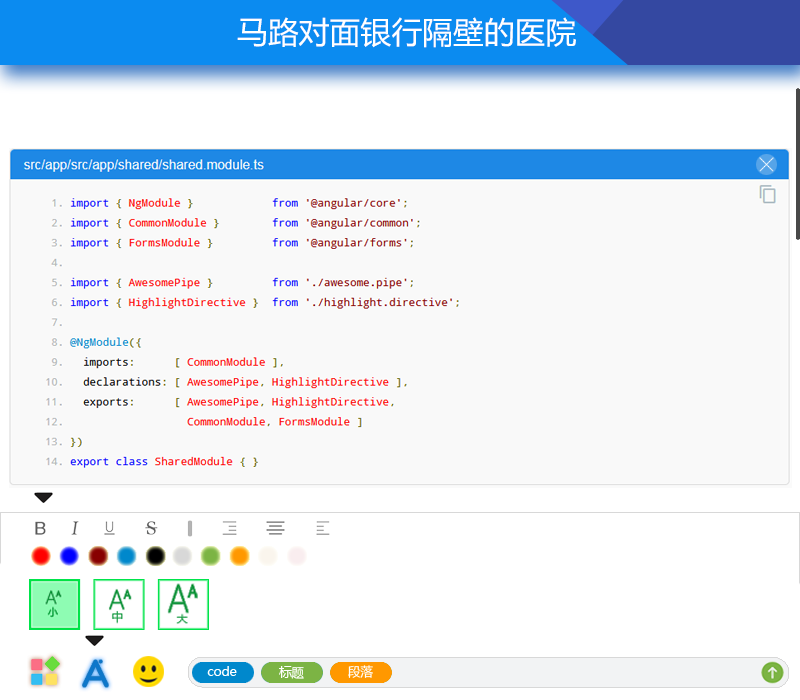
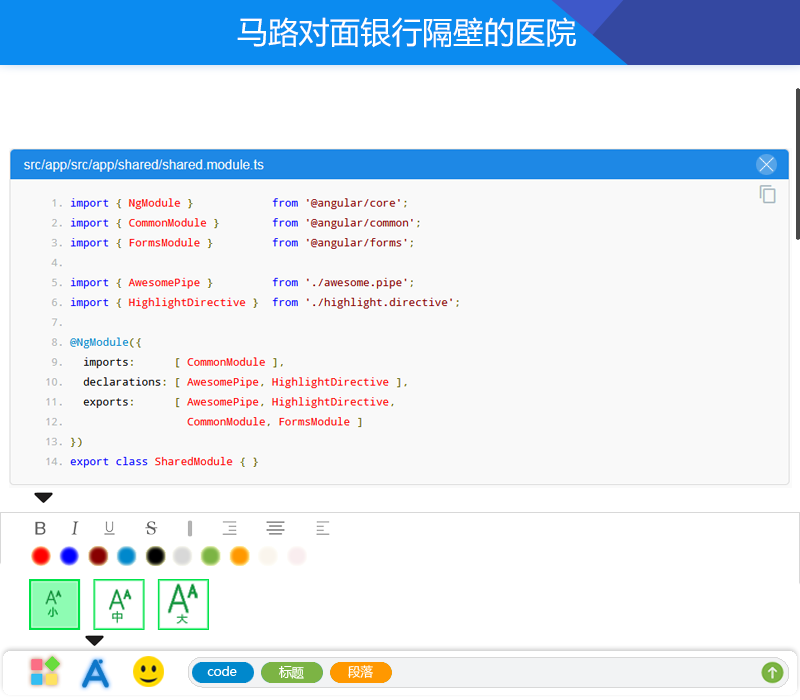
Layers edited between the first and the second 800 x 700 image:
added layer "底部面板" (94%) in group "底部" over [3, 651, 797, 695]
